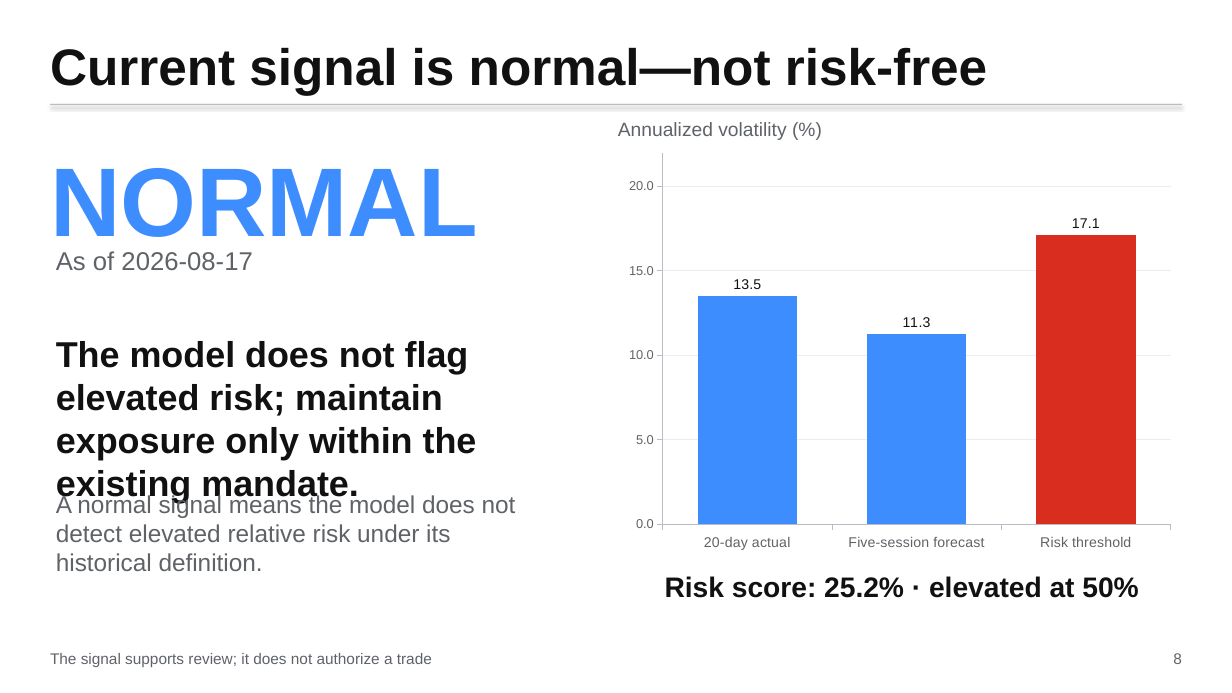
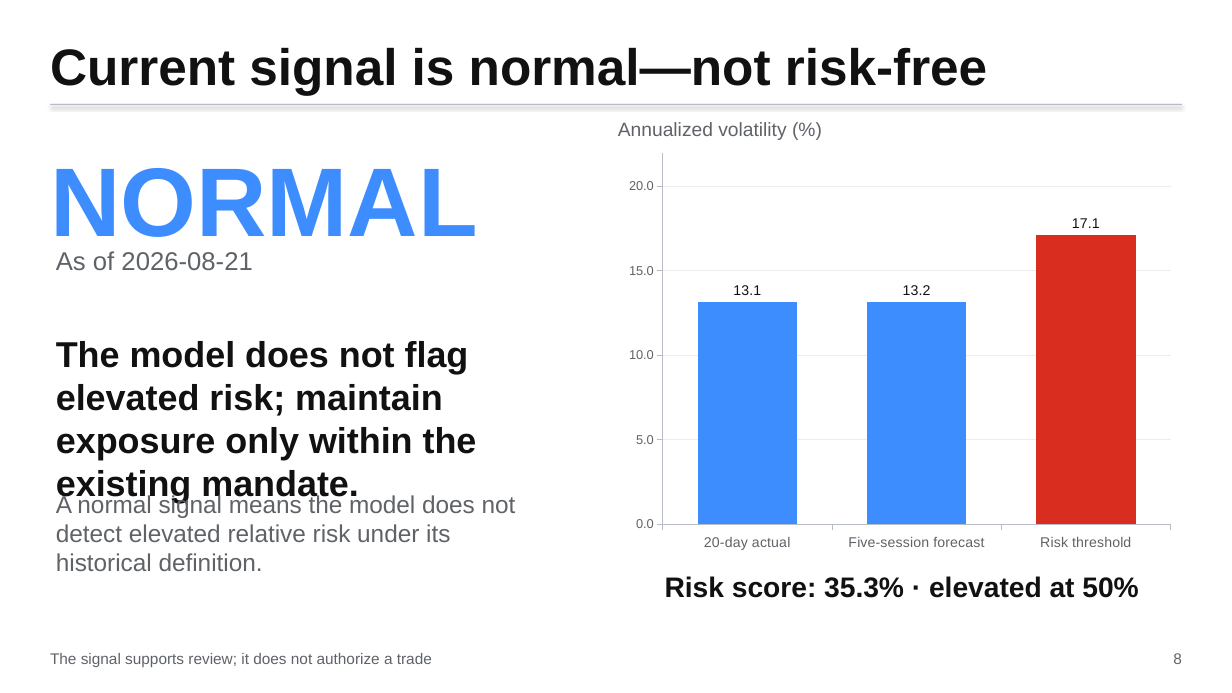
Before and after one commit to pdwi2020/bootcamp_paritosh_dwivedi, a slide deck: slide 8 of project/reports/stakeholder_presentation.pptx. Drawn at 1232x693 pixels with LibreOffice and Linux fonts; fonts in the diff are those of the drawing. Boxes give left, top, right and bottom in pixels: in the first picture for what was removed or moved away, otherwise in the second. Text is boxed around its words. In the diff, an @@ line names an element or a change of style, - is before the commit and + after.

```diff
--- a/project/reports/stakeholder_presentation.pptx
+++ b/project/reports/stakeholder_presentation.pptx
@@ column chart at [618, 144, 1182, 558] @@
@@ Series 1, 20-day actual: 13.5 to 13.1 @@
@@ Series 1, Five-session forecast: 11.3 to 13.2 @@
@@ text at [56, 251, 252, 270]: text changed @@
-As of 2026-08-17
+As of 2026-08-21
@@ text at [665, 576, 1138, 598]: text changed @@
-Risk score: 25.2% · elevated at 50%
+Risk score: 35.3% · elevated at 50%
```
Also in this commit, not shown: 5 other slides changed, 26 other files.
